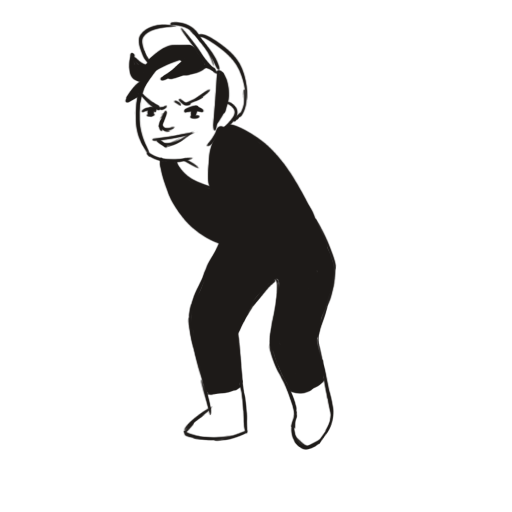
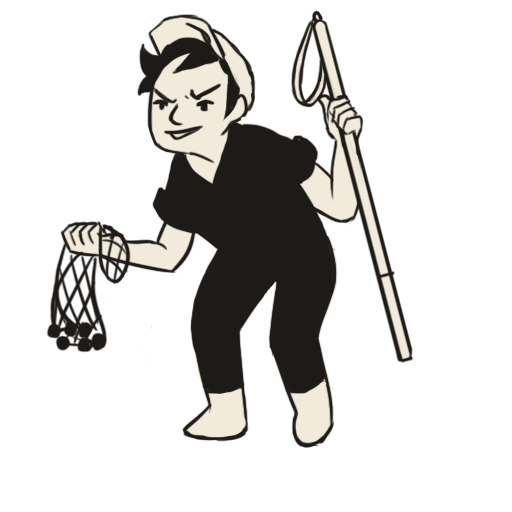
Two versions of the same layered image (w=512, h=512). Layer-by-layer changes:
added group "Net" with 8 layers above "Leash" over <box>46,224,153,360</box>
added layer "Layer 62" in group "Net" over <box>48,226,150,360</box>
added layer "Layer 61" in group "Net" over <box>46,224,153,360</box>
added layer "Layer 60" in group "Net" over <box>46,224,150,360</box>
added group "Pole" with 1 layers above "Left Arm" over <box>311,10,415,363</box>
added layer "Layer 29" in group "Pole" over <box>311,10,415,363</box>
added group "Left Arm" with 1 layers above "Right Arm" over <box>232,94,364,227</box>
added layer "Layer 28" in group "Left Arm" over <box>232,94,364,227</box>
added group "Right Arm" with 1 layers above "Upper Body Lines" over <box>60,158,219,300</box>
added layer "Arms" in group "Right Arm" over <box>60,158,219,300</box>
painted on "Layer 24" (1st of 2, in "Upper Body Lines") over <box>147,22,242,192</box>
painted on "Layer 21" (1st of 2, in "Upper Body Lines") over <box>142,16,242,193</box>
painted on "Layer 20" (1st of 2, in "Upper Body Lines") over <box>146,16,255,198</box>
painted on "Layer 19" over <box>165,15,258,174</box>
added group "Color" with 8 layers above "Group 1" over <box>52,13,411,448</box>
added layer "Layer 74" in group "Color" over <box>53,14,403,448</box>
added layer "Layer 73" in group "Color" over <box>52,15,398,446</box>
added layer "Layer 72" in group "Color" over <box>54,14,402,448</box>
added layer "Layer 71" in group "Color" over <box>57,13,407,448</box>
added layer "Layer 70" in group "Color" over <box>60,13,409,448</box>
added layer "Layer 69" in group "Color" over <box>63,13,411,446</box>
added layer "Layer 68" in group "Color" over <box>59,13,409,448</box>
added layer "Layer 67" in group "Color" over <box>54,13,407,448</box>
added group "Group 1" with 14 layers above "Grey" over <box>46,10,415,450</box>
…and 19 more changes (15 added, 4 painted)
